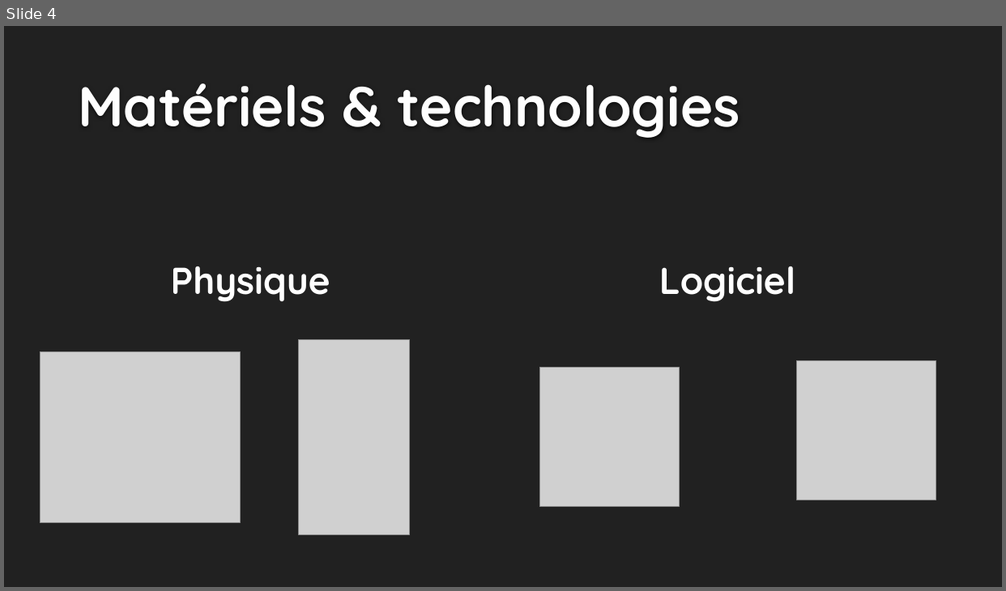
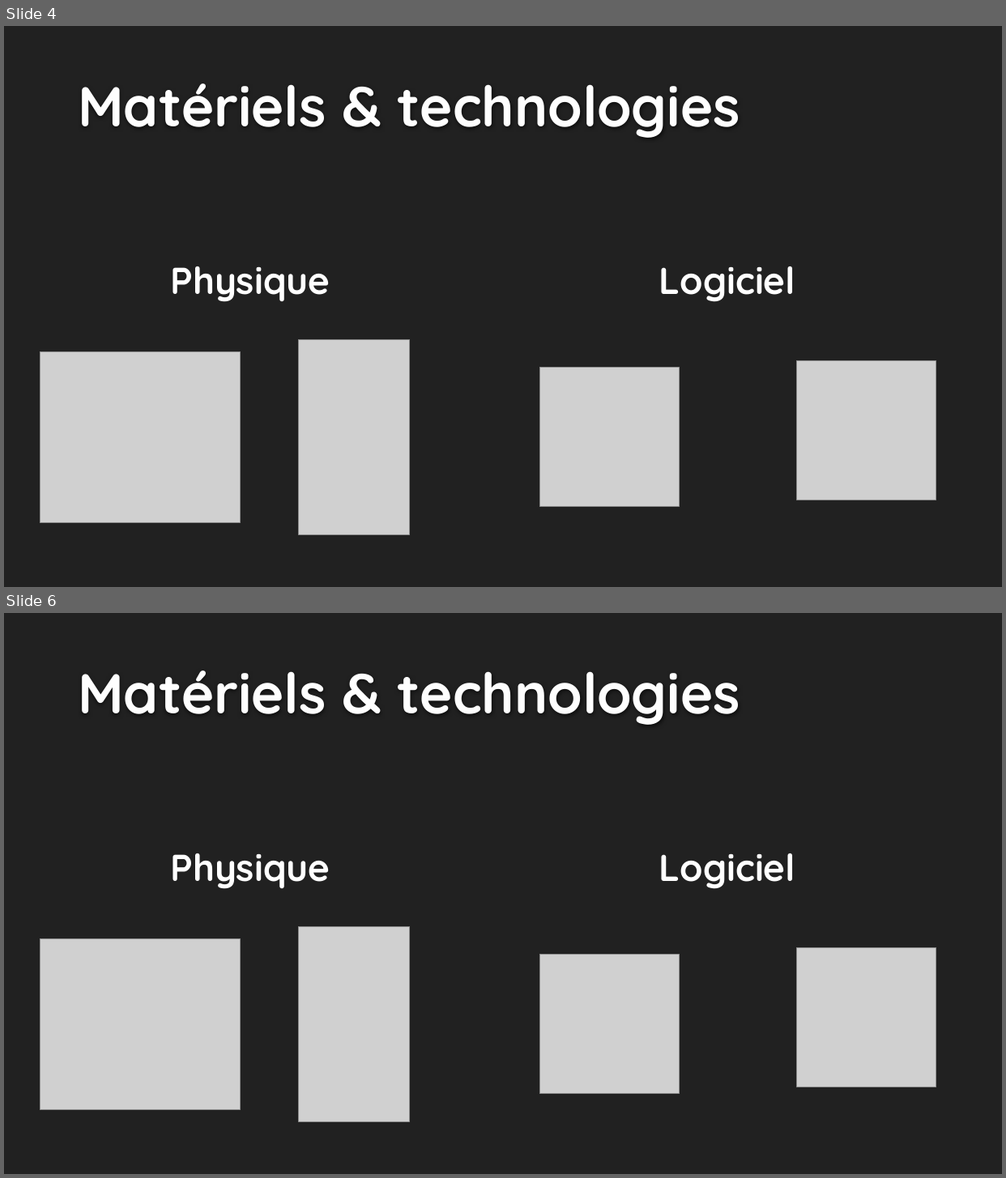
Before and after one commit to Wyrrain/Projet_Bts, a slide deck: Revue n1/Presentation du projet SFL2 (Pierre).pptx. Shown one above the other, each under a label of ours: slide 4 before the commit, slides 4 and 6 after it; the slides between them are not shown. The pictures are 1006x591 and 1006x1178 pixels, drawn with LibreOffice and Linux fonts; fonts in the diff are those of the drawing; grey boxes stand for pictures; background and template pictures are left out. Boxes give left, top, right and bottom in pixels: in the first picture for what was removed or moved away, otherwise in the second. Text is boxed around its words. In the diff, an @@ line names an element or a change of style, - is before the commit and + after.

```diff
--- a/Revue n1/Presentation du projet SFL2 (Pierre).pptx
+++ b/Revue n1/Presentation du projet SFL2 (Pierre).pptx
@@ slide 6 added at (4, 613, 1002, 1174), background #212121 @@
@@ title added at (78, 671, 740, 725), 54 pt, text #FEFEFE, bold @@
+Matériels & technologies
@@ text added at (171, 854, 330, 889), 36 pt, text #FFFFFF, bold @@
+Physique
@@ text added at (659, 854, 795, 889), 36 pt, text #FFFFFF, bold @@
+Logiciel
@@ picture added at (298, 926, 410, 1122) @@
@@ picture added at (40, 939, 241, 1110) @@
@@ picture added at (797, 948, 936, 1087) @@
@@ picture added at (540, 954, 680, 1093) @@
```
Also in this commit, not shown: 1 other slide added.
